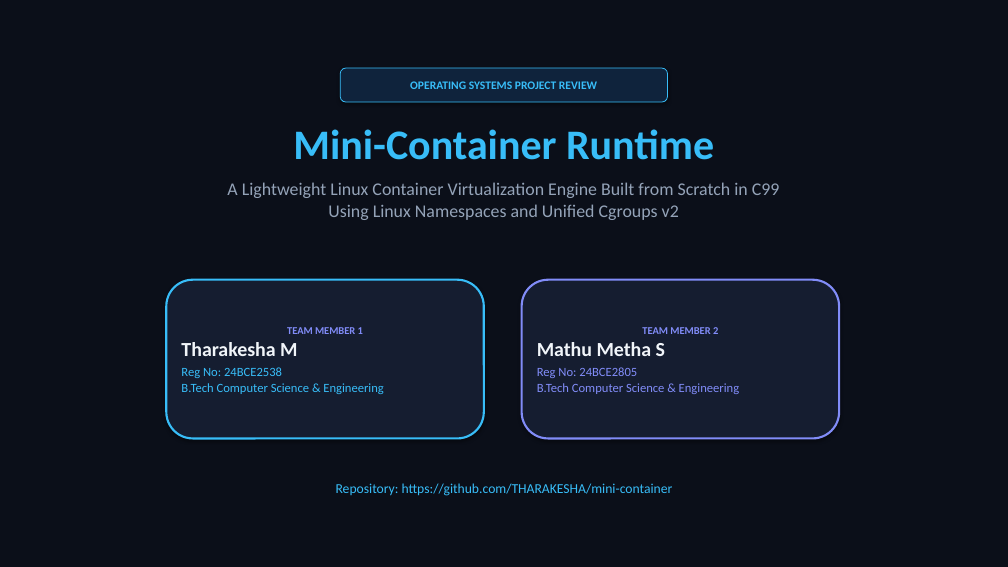
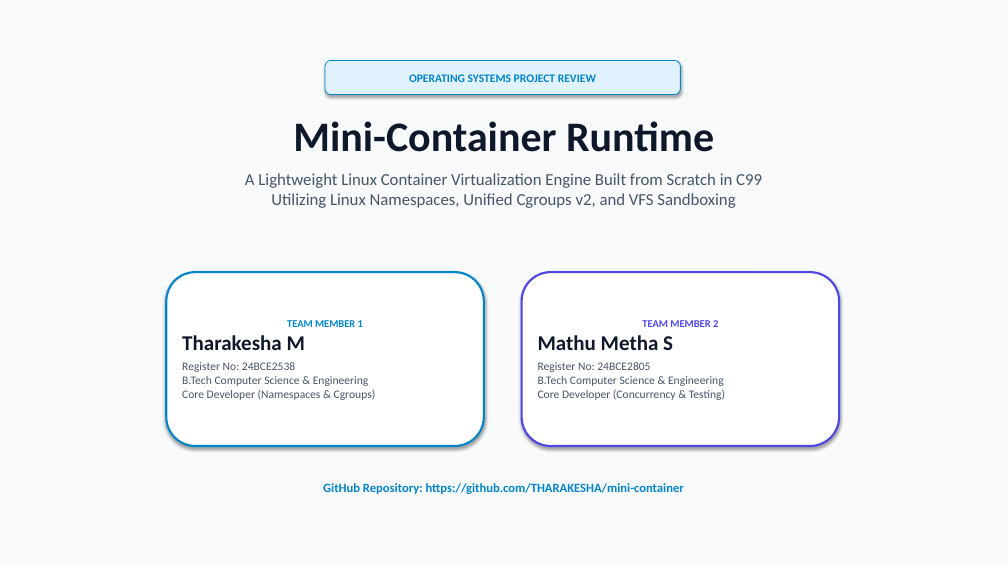
Before and after one commit to THARAKESHA/mini-container, a slide deck: slide 1 of presentation.pptx. Drawn at 1008x567 pixels with LibreOffice and Linux fonts; fonts in the diff are those of the drawing. Boxes give left, top, right and bottom in pixels: in the first picture for what was removed or moved away, otherwise in the second. Text is boxed around its words. In the diff, an @@ line names an element or a change of style, - is before the commit and + after.

Commit message:
Review: Update presentation to bright clean theme, remove viva slide, add concurrency representations

```diff
--- a/presentation.pptx
+++ b/presentation.pptx
@@ rectangle at [0,0,1008,567]: fill #0B0F19 to #F8FAFC; outline #0B0F19 0.75 pt to #F8FAFC 0.75 pt @@
@@ rounded rectangle "OPERATING SYSTEMS PROJECT REVIEW": place and size @@
-rounded rectangle "OPERATING SYSTEMS PROJECT REVIEW" at [340,68,668,102]
+rounded rectangle "OPERATING SYSTEMS PROJECT REVIEW" at [325,60,681,95]
@@ rounded rectangle "OPERATING SYSTEMS PROJECT REVIEW" at [325,60,681,95]: text colour #38BDF8 to #0284C7; fill #0F233C to #E0F2FE; outline #38BDF8 0.75 pt to #0284C7 0.75 pt @@
@@ text "Mini-Container Runtime": place and size @@
-text "Mini-Container Runtime" at [227,129,780,220]
+text "Mini-Container Runtime" at [245,121,762,208]
@@ text at [293,121,714,152]: text colour #38BDF8 to #0F172A in "Mini-Container Runtime" @@
@@ text at [245,173,762,208]: text changed; size 17 to 16 pt; text colour #94A3B8 to #475569 @@
-A Lightweight Linux Container Virtualization Engine Built from Scratch in C99
-Using Linux Namespaces and Unified Cgroups v2
+A Lightweight Linux Container Virtualization Engine Built from Scratch in C99
+Utilizing Linux Namespaces, Unified Cgroups v2, and VFS Sandboxing
@@ rounded rectangle "TEAM MEMBER 1": place and size @@
-rounded rectangle "TEAM MEMBER 1" at [166,280,484,439]
+rounded rectangle "TEAM MEMBER 1" at [166,272,484,446]
@@ rounded rectangle "TEAM MEMBER 1" at [166,272,484,446]: fill #151D30 to #FFFFFF; outline #38BDF8 2 pt to #0284C7 2 pt @@
@@ rounded rectangle "TEAM MEMBER 2": place and size @@
-rounded rectangle "TEAM MEMBER 2" at [522,280,839,439]
+rounded rectangle "TEAM MEMBER 2" at [522,272,839,446]
@@ rounded rectangle "TEAM MEMBER 2" at [522,272,839,446]: fill #151D30 to #FFFFFF; outline #818CF8 2 pt to #4F46E5 2 pt @@
@@ text in rounded rectangle at [182,320,363,350]: text colour #818CF8 to #0284C7 in "TEAM MEMBER 1"; size 19 to 20 pt, text colour #F1F5F9 to #0F172A in "Tharakesha M" @@
@@ text in rounded rectangle at [538,320,718,350]: text colour #818CF8 to #4F46E5 in "TEAM MEMBER 2"; size 19 to 20 pt, text colour #F1F5F9 to #0F172A in "Mathu Metha S" @@
@@ text in rounded rectangle at [182,362,376,400]: text changed; size 12 to 11 pt; text colour #38BDF8 to #475569 @@
-Reg No: 24BCE2538
-B.Tech Computer Science & Engineering
+Register No: 24BCE2538
+B.Tech Computer Science & Engineering
+Core Developer (Namespaces & Cgroups)
@@ text in rounded rectangle at [538,362,725,400]: text changed; size 12 to 11 pt; text colour #818CF8 to #475569 @@
-Reg No: 24BCE2805
-B.Tech Computer Science & Engineering
+Register No: 24BCE2805
+B.Tech Computer Science & Engineering
+Core Developer (Concurrency & Testing)
@@ text at [323,483,684,494]: text changed; size 13 to 12 pt; text colour #38BDF8 to #0284C7; bold on @@
-Repository: https://github.com/THARAKESHA/mini-container
+GitHub Repository: https://github.com/THARAKESHA/mini-container
```
Also in this commit, not shown: 6 other slides changed, 1 slide added, 1 slide removed, 3 other files.
